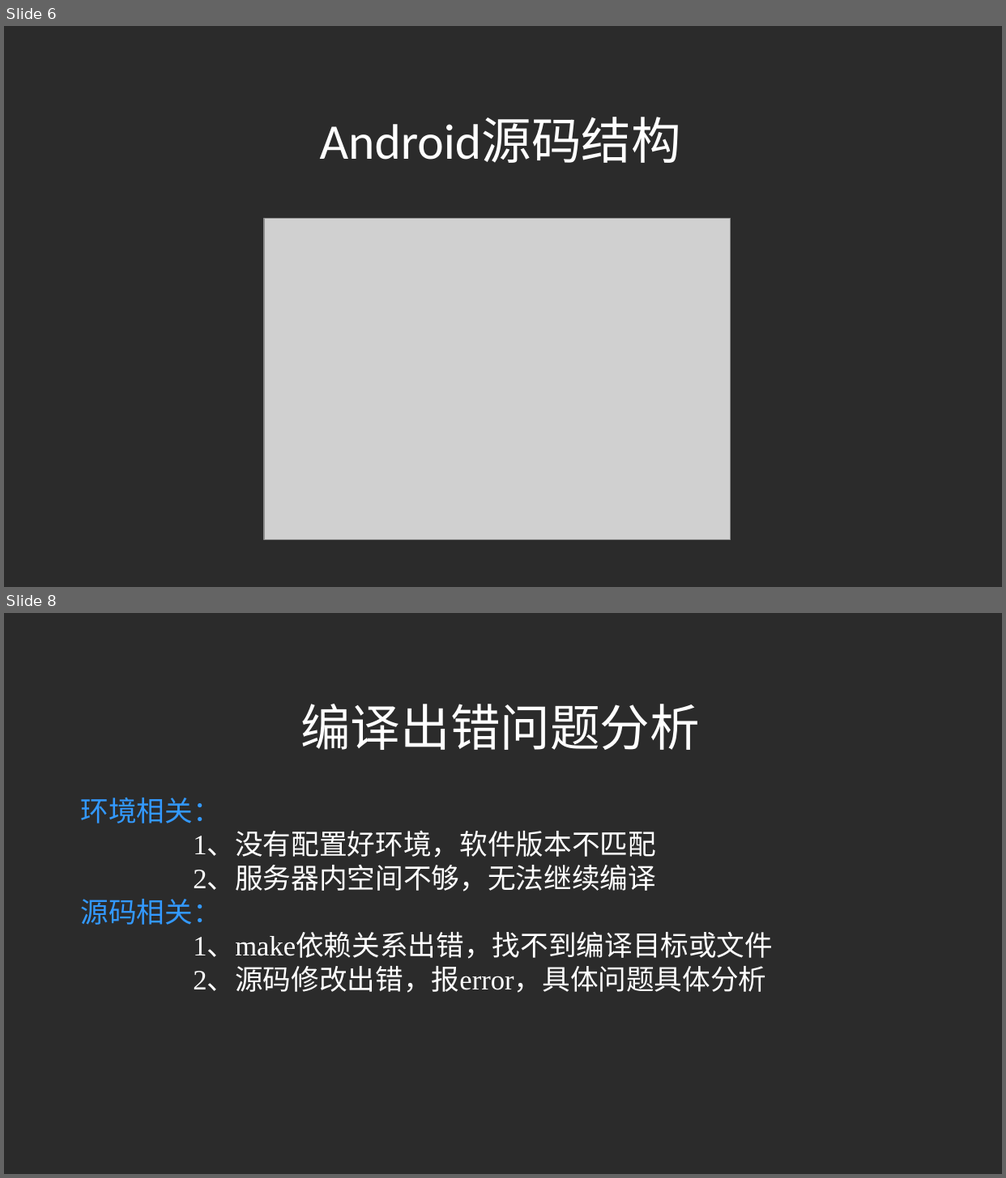
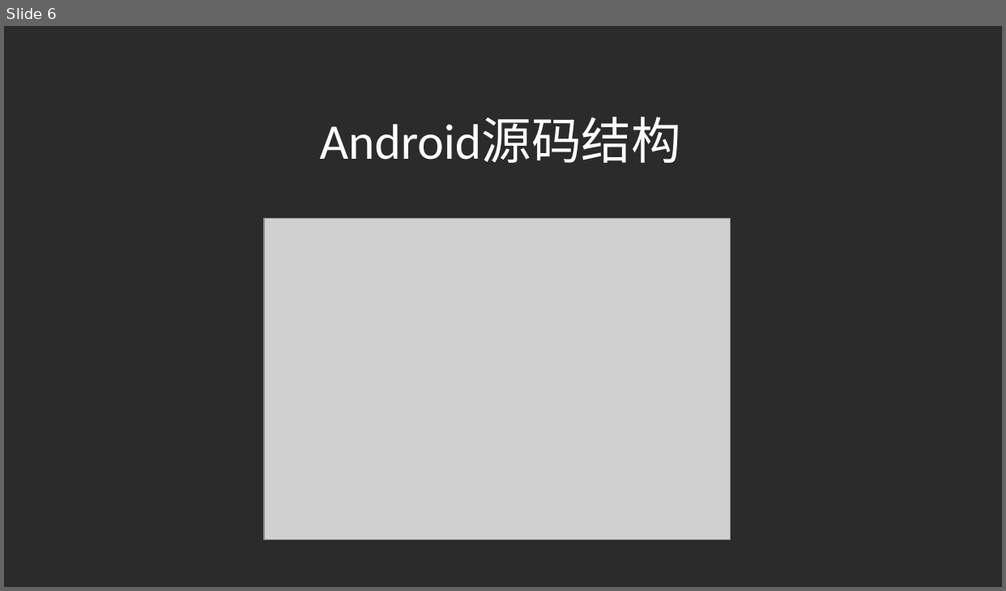
Before and after one commit to liuchangfa/workplace, a slide deck: training/Source/Source.ppt. Shown one above the other, each under a label of ours: slides 6 and 8 before the commit, slide 6 after it; the slides between them are not shown. The pictures are 1006x1178 and 1006x591 pixels, drawn with LibreOffice and Linux fonts; fonts in the diff are those of the drawing; grey boxes stand for pictures; background and template pictures are left out; a plain dark background stands for a picture behind light text. Boxes give left, top, right and bottom in pixels: in the first picture for what was removed or moved away, otherwise in the second. Text is boxed around its words. In the diff, an @@ line names an element or a change of style, - is before the commit and + after.

```diff
--- a/training/Source/Source.ppt
+++ b/training/Source/Source.ppt
@@ slide 8 removed at [4,613,1002,1174], background picture (left out) @@
@@ text removed at [300,704,700,750] @@
-编译出错问题分析
@@ text removed at [81,797,773,993] @@
-环境相关：
-1、没有配置好环境，软件版本不匹配
-2、服务器内空间不够，无法继续编译
-源码相关：
-1、make依赖关系出错，找不到编译目标或文件
-2、源码修改出错，报error，具体问题具体分析
```
Also in this commit, not shown: 1 slide changed, 6 slides added, 15 other slides removed, 6 other files.
